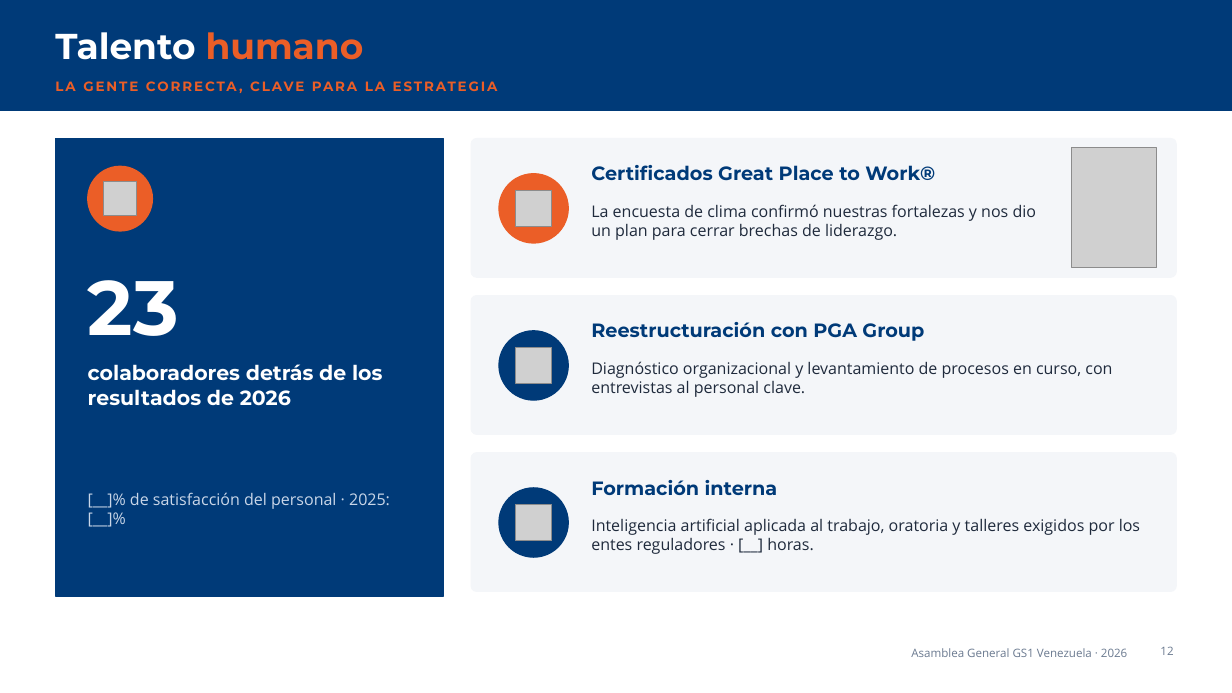
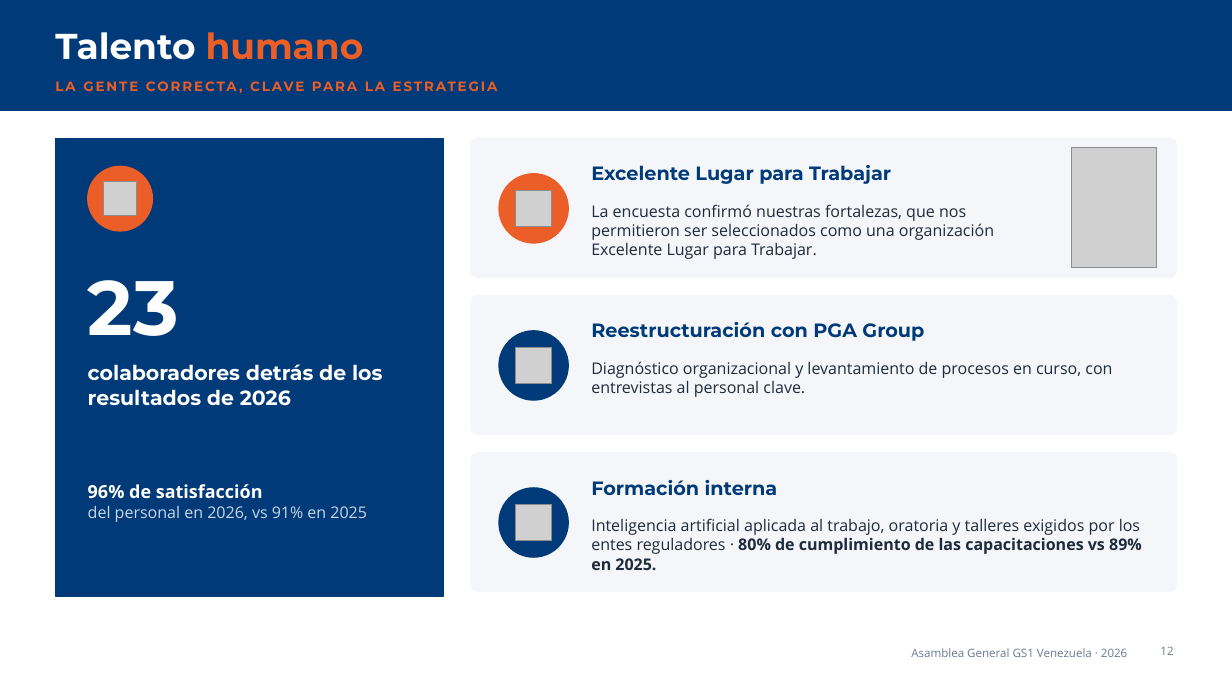
Before and after one commit to solicituddecodigogs1-collab/Gs1-clasificacion-gpc, a slide deck: slide 12 of Asamblea_General_GS1_Venezuela_2026_actualizada.pptx. Drawn at 1232x693 pixels with LibreOffice and Linux fonts; fonts in the diff are those of the drawing; grey boxes stand for pictures; background and template pictures are left out. Boxes give left, top, right and bottom in pixels: in the first picture for what was removed or moved away, otherwise in the second. Text is boxed around its words. In the diff, an @@ line names an element or a change of style, - is before the commit and + after.

```diff
--- a/Asamblea_General_GS1_Venezuela_2026_actualizada.pptx
+++ b/Asamblea_General_GS1_Venezuela_2026_actualizada.pptx
@@ text at bbox=[591, 165, 891, 184]: text changed @@
-Certificados Great Place to Work®
+Excelente Lugar para Trabajar
@@ text at bbox=[591, 204, 994, 259]: text changed @@
-La encuesta de clima confirmó nuestras fortalezas y nos dio un plan para cerrar brechas de liderazgo.
+La encuesta confirmó nuestras fortalezas, que nos permitieron ser seleccionados como una organización Excelente Lugar para Trabajar.
@@ text at bbox=[88, 484, 367, 522]: text changed @@
-[__]% de satisfacción del personal · 2025: [__]%
+96% de satisfacción
+del personal en 2026, vs 91% en 2025
@@ text at bbox=[591, 518, 1142, 570]: text changed @@
-Inteligencia artificial aplicada al trabajo, oratoria y talleres exigidos por los entes reguladores · [__] horas.
+Inteligencia artificial aplicada al trabajo, oratoria y talleres exigidos por los entes reguladores · 80% de cumplimiento de las capacitaciones vs 89% en 2025.
```
